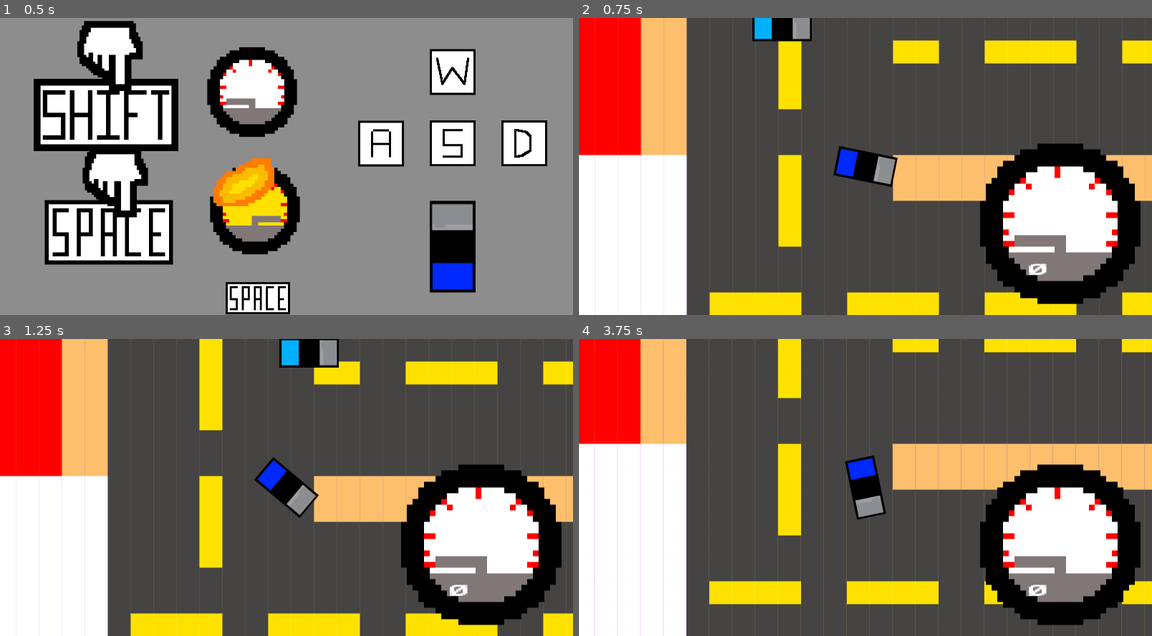
Above: before the commit, frames 1-4 (two rows, left to right).
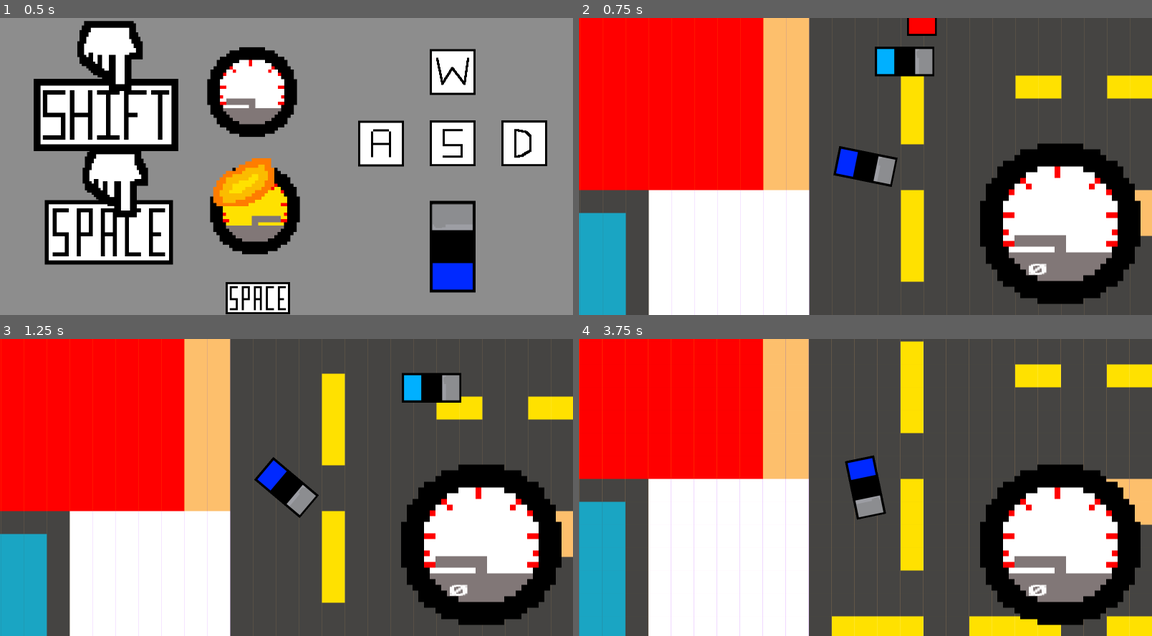
Above: after the commit, the same moments.

Repository: Gonfer73/Proyectx1
Game: Godot game, scene res://SCENES/car_street.tscn
Two runs of this game, one before a commit and one after it. Both use one fixed random seed, a clock stepped at 60 frames per second and the inputs below. This scene is started directly instead of the project's main scene.
Inputs (mouse positions are in pixels of both pictures, inside the frame that each line leads up to):
- Up to frame 1 (0.5 s): no input
- Up to frame 2 (0.75 s): tap Enter (ui_accept) at 0.5 s; move the mouse to (991, 151) at 0.52 s; hold Right (right_arrow) from 0.53 s (still down); hold E (action) from 0.53 s (still down)
- Up to frame 3 (1.25 s): keep holding Right (right_arrow); keep holding E (action); tap Enter (ui_accept) at 0.77 s
- Up to frame 4 (3.75 s): move the mouse to (750, 502) at 1.27 s; release Right (right_arrow) at 1.28 s; release E (action) at 1.28 s; hold Down (down_move) 1.28-2.03 s; tap 1 (object_1) at 1.35 s; tap Enter (ui_accept) at 1.52, 3.02 s; move the mouse to (922, 422) at 2.02 s; hold Right (right_arrow) 2.03-2.78 s; hold 3 (object_3) 2.03-2.78 s; move the mouse to (836, 546) at 2.77 s; hold Up (up_move) 2.78-3.53 s; tap D (rotate_key) at 2.85 s; move the mouse to (1037, 532) at 3.52 s; hold Left (left_move) from 3.53 s (still down); hold E (action) from 3.53 s (still down)

Frame 1 is identical in both runs. In frame 2, 46% of the frame differs, in the area x 0-100%, y 0-100%; in frame 3, 46%; in frame 4, 50%.

Commit message:
Changed driving system

Diff:
--- a/SCENES/car_street.tscn
+++ b/SCENES/car_street.tscn
@@ -22,6 +22,8 @@
 [ext_resource path="res://SPRITES/speedmeter_3.png" type="Texture" id=20]
 [ext_resource path="res://SPRITES/speedmeter_0.png" type="Texture" id=21]
 [ext_resource path="res://SCRIPTS/car_camera.gd" type="Script" id=22]
+[ext_resource path="res://SCENES/caught_criminal.tscn" type="PackedScene" id=23]
+[ext_resource path="res://SCRIPTS/caught_criminal.gd" type="Script" id=24]
 
 [sub_resource type="ConvexPolygonShape2D" id=1]
 points = PoolVector2Array( 64, 64, 0, 64, 0, 0, 64, 0 )
@@ -62,13 +64,13 @@
 [sub_resource type="ConvexPolygonShape2D" id=13]
 points = PoolVector2Array( 0, 0, 64, 0, 64, 64, 0, 64 )
 
+[sub_resource type="ConvexPolygonShape2D" id=14]
+points = PoolVector2Array( 0, 0, 64, 0, 64, 64, 0, 64 )
+
 [sub_resource type="ConvexPolygonShape2D" id=15]
 points = PoolVector2Array( 0, 0, 64, 0, 64, 64, 0, 64 )
 
 [sub_resource type="ConvexPolygonShape2D" id=16]
-points = PoolVector2Array( 0, 0, 64, 0, 64, 64, 0, 64 )
-
-[sub_resource type="ConvexPolygonShape2D" id=30]
 points = PoolVector2Array( 0, 0, 64, 0, 64, 64, 0, 64 )
 
 [sub_resource type="TileSet" id=17]
@@ -174,19 +176,19 @@
 "autotile_coord": Vector2( 1, 3 ),
 "one_way": false,
 "one_way_margin": 1.0,
+"shape": SubResource( 14 ),
+"shape_transform": Transform2D( 1, 0, 0, 1, 0, 0 )
+}, {
+"autotile_coord": Vector2( 0, 3 ),
+"one_way": false,
+"one_way_margin": 1.0,
 "shape": SubResource( 15 ),
 "shape_transform": Transform2D( 1, 0, 0, 1, 0, 0 )
 }, {
-"autotile_coord": Vector2( 0, 3 ),
+"autotile_coord": Vector2( 0, 0 ),
 "one_way": false,
 "one_way_margin": 1.0,
 "shape": SubResource( 16 ),
-"shape_transform": Transform2D( 1, 0, 0, 1, 0, 0 )
-}, {
-"autotile_coord": Vector2( 0, 0 ),
-"one_way": false,
-"one_way_margin": 1.0,
-"shape": SubResource( 30 ),
 "shape_transform": Transform2D( 1, 0, 0, 1, 0, 0 )
 } ]
 0/z_index = 0
@@ -256,8 +258,9 @@
 "speed": 5.0
 } ]
 
-[sub_resource type="RectangleShape2D" id=21]
-extents = Vector2( 72, 32 )
+[sub_resource type="CapsuleShape2D" id=30]
+radius = 57.445
+height = 100.825
 
 [sub_resource type="SpriteFrames" id=22]
 animations = [ {
@@ -282,7 +285,7 @@
 extents = Vector2( 40, 80 )
 
 [sub_resource type="RectangleShape2D" id=26]
-extents = Vector2( 80, 72 )
+extents = Vector2( 105.54, 72 )
 
 [sub_resource type="RectangleShape2D" id=27]
 extents = Vector2( 48, 312 )
@@ -327,8 +330,13 @@
 frames = SubResource( 20 )
 
 [node name="coll_enemy_car" type="CollisionShape2D" parent="enemy_car"]
-position = Vector2( 0, -8 )
-shape = SubResource( 21 )
+position = Vector2( 8.06787, -8.00012 )
+rotation = 1.58944
+shape = SubResource( 30 )
+
+[node name="timer_enemy" type="Timer" parent="enemy_car"]
+wait_time = 0.001
+one_shot = true
 
 [node name="npc_car_1" type="KinematicBody2D" parent="."]
 position = Vector2( 2512, -232 )
@@ -363,7 +371,7 @@
 
 [node name="car" parent="." instance=ExtResource( 1 )]
 visible = false
-position = Vector2( 1267.2, 32 )
+position = Vector2( 925.2, -66 )
 
 [node name="catch_p" type="Area2D" parent="car"]
 collision_layer = 16
@@ -420,6 +428,11 @@
 visible = false
 position = Vector2( 691.2, -280 )
 
+[node name="caught_criminal" parent="." instance=ExtResource( 23 )]
+visible = false
+script = ExtResource( 24 )
+
+[connection signal="timeout" from="enemy_car/timer_enemy" to="." method="_on_timer_enemy_timeout"]
 [connection signal="body_entered" from="car/catch_p" to="enemy_car" method="_on_catch_p_body_entered"]
 [connection signal="body_entered" from="car/npc_crash" to="car" method="_on_npc_crash_body_entered"]
 [connection signal="body_entered" from="enter_car_street_2" to="car" method="_on_enter_car_street_2_body_entered"]
Not shown: 1 places in SCENES/car_street.tscn that only renumber resources
